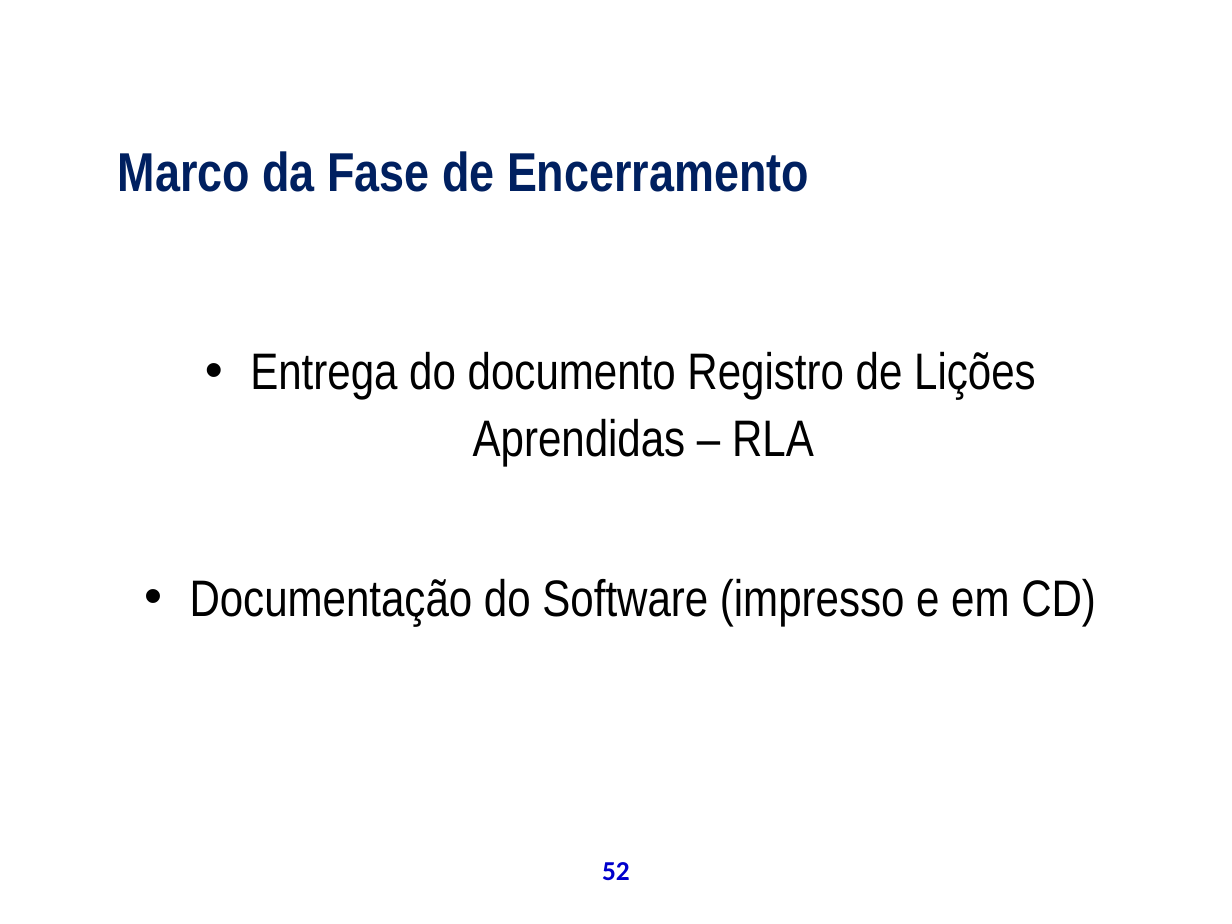
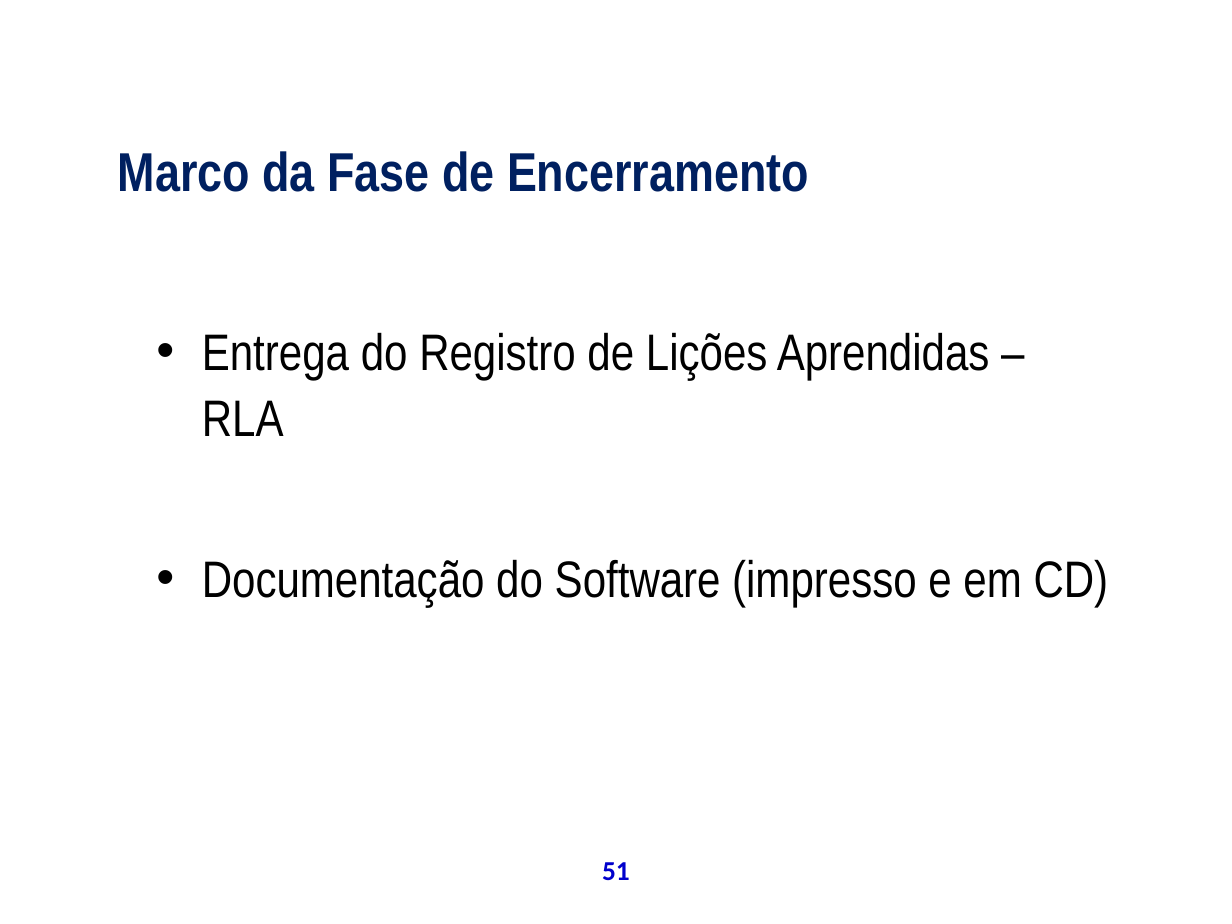
Before and after one commit to theoziran/sislodim, a slide deck: slide 51 of documentos/ProjetoPSA/Apresentação Final.ppt (slide 52 before the commit). Drawn at 1232x924 pixels with LibreOffice and Linux fonts; fonts in the diff are those of the drawing; background and template pictures are left out. Boxes give left, top, right and bottom in pixels: in the first picture for what was removed or moved away, otherwise in the second. Text is boxed around its words. In the diff, an @@ line names an element or a change of style, - is before the commit and + after.

```diff
--- a/documentos/ProjetoPSA/Apresentação Final.ppt
+++ b/documentos/ProjetoPSA/Apresentação Final.ppt
@@ text "Entrega do Registro de Lições ...": place and size @@
-text "Entrega do Registro de Lições ..." at (190, 351, 1096, 626)
+text "Entrega do Registro de Lições ..." at (202, 332, 1109, 607)
@@ text at (202, 332, 990, 436): text changed @@
-• Entrega do documento Registro de Lições Aprendidas – RLA
+• Entrega do Registro de Lições Aprendidas – RLA
@@ text at (202, 559, 1109, 607): alignment centre to left @@
@@ page number at (602, 862, 630, 880): text changed @@
-52
+51
```
Also in this commit, not shown: 34 other slides changed, 2 slides added, 1 slide removed.
